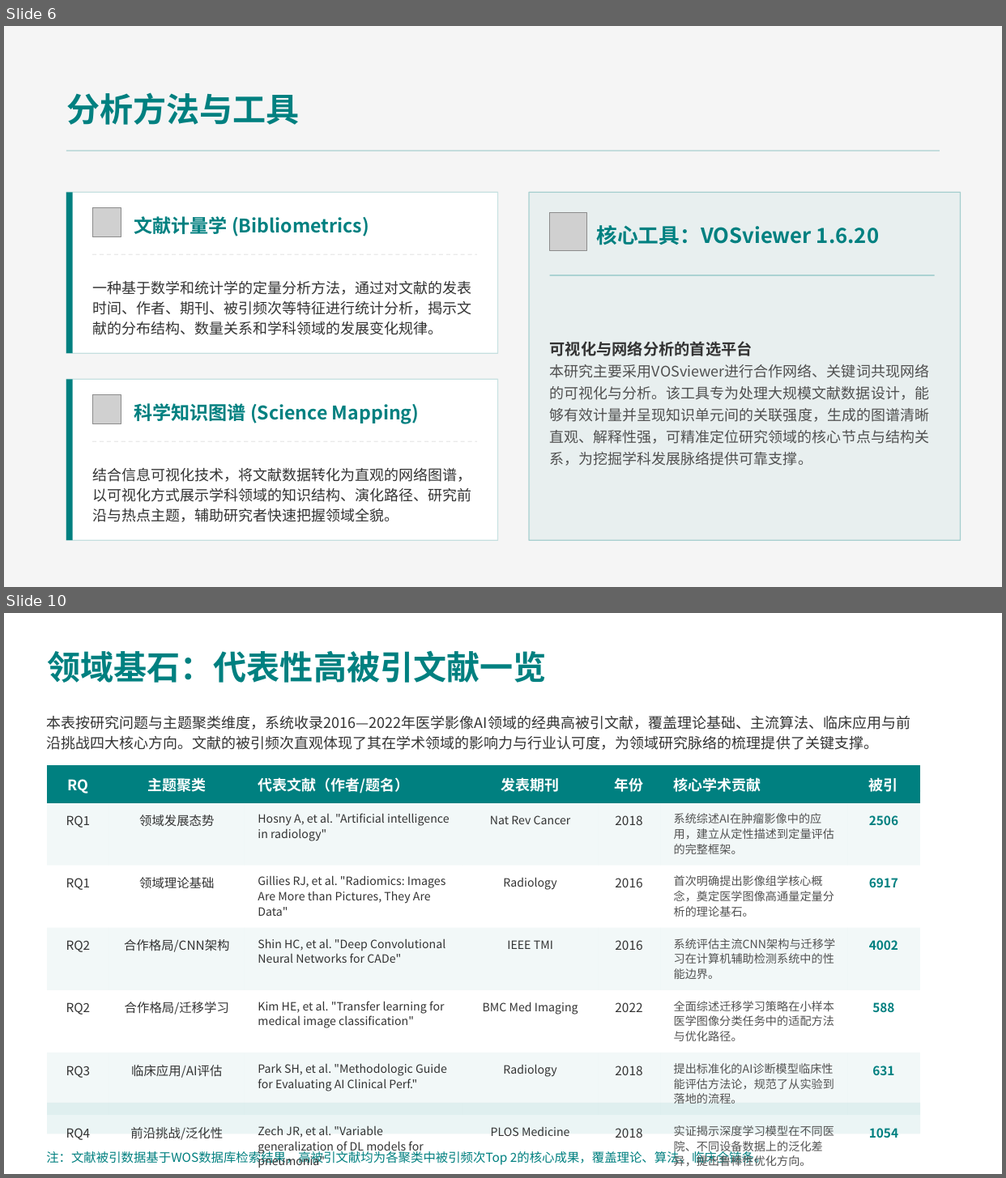
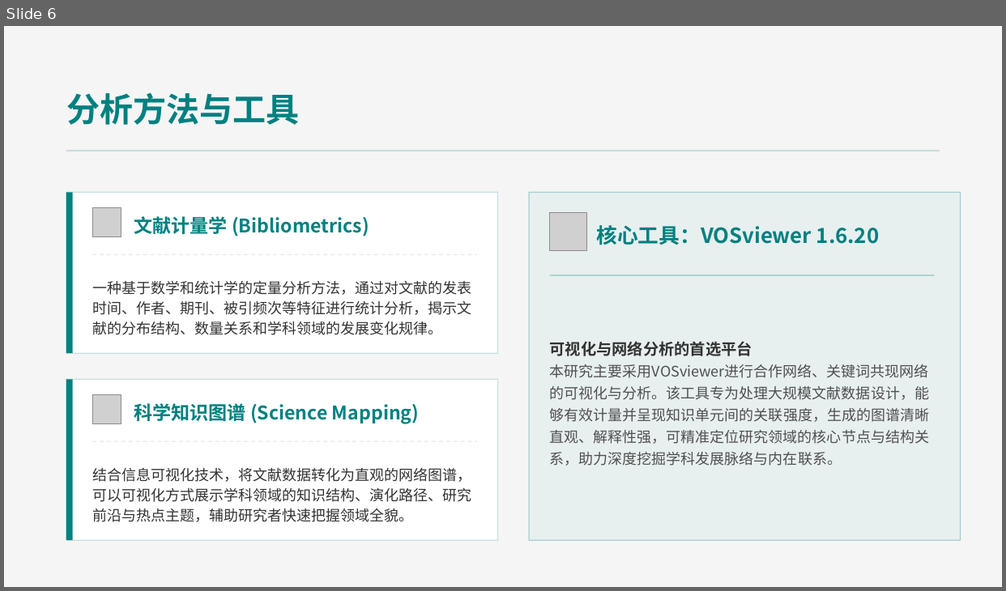
Before and after one commit to xzy11239/bibliometrics-project, a slide deck: presentation/人工智能辅助诊断的文献计量与知识图谱研究.pptx. Shown one above the other, each under a label of ours: slides 6 and 10 before the commit, slide 6 after it; the slides between them are not shown. The pictures are 1006x1178 and 1006x591 pixels, drawn with LibreOffice and Linux fonts; fonts in the diff are those of the drawing; grey boxes stand for pictures. Boxes give left, top, right and bottom in pixels: in the first picture for what was removed or moved away, otherwise in the second. Text is boxed around its words. In the diff, an @@ line names an element or a change of style, - is before the commit and + after.

```diff
--- a/presentation/人工智能辅助诊断的文献计量与知识图谱研究.pptx
+++ b/presentation/人工智能辅助诊断的文献计量与知识图谱研究.pptx
@@ slide 10 removed at [4, 613, 1002, 1174], background #FFFFFF @@
@@ text removed at [47, 651, 547, 683] @@
-领域基石：代表性高被引文献一览
@@ text removed at [46, 716, 910, 750] @@
-本表按研究问题与主题聚类维度，系统收录2016—2022年医学影像AI领域的经典高被引文献，覆盖理论基础、主流算法、临床应用与前沿挑战四大核心方向。文献的被引频次直观体现了其在学术领域的影响力与行业认可度，为领域研究脉络的梳理提供了关键支撑。
@@ table removed at [47, 765, 920, 1171], 7 rows, 7 columns @@
-RQ | 主题聚类 | 代表文献（作者/题名） | 发表期刊 | 年份 | 核心学术贡献 | 被引
-RQ1 | 领域发展态势 | Hosny A, et al. "Artificial intelligence in radiology" | Nat Rev Cancer | 2018 | 系统综述AI在肿瘤影像中的应用，建立从定性描述到定量评估的完整框架。 | 2506
-RQ1 | 领域理论基础 | Gillies RJ, et al. "Radiomics: Images Are More than Pictures, They Are Data" | Radiology | 2016 | 首次明确提出影像组学核心概念，奠定医学图像高通量定量分析的理论基石。 | 6917
-RQ2 | 合作格局/CNN架构 | Shin HC, et al. "Deep Convolutional Neural Networks for CADe" | IEEE TMI | 2016 | 系统评估主流CNN架构与迁移学习在计算机辅助检测系统中的性能边界。 | 4002
-RQ2 | 合作格局/迁移学习 | Kim HE, et al. "Transfer learning for medical image classification" | BMC Med Imaging | 2022 | 全面综述迁移学习策略在小样本医学图像分类任务中的适配方法与优化路径。 | 588
-RQ3 | 临床应用/AI评估 | Park SH, et al. "Methodologic Guide for Evaluating AI Clinical Perf." | Radiology | 2018 | 提出标准化的AI诊断模型临床性能评估方法论，规范了从实验到落地的流程。 | 631
-RQ4 | 前沿挑战/泛化性 | Zech JR, et al. "Variable generalization of DL models for pneumonia" | PLOS Medicine | 2018 | 实证揭示深度学习模型在不同医院、不同设备数据上的泛化差异，提出鲁棒性优化方向。 | 1054
@@ line removed from (47, 791) to (920, 791) @@
@@ rounded rectangle removed at [47, 1103, 920, 1135] @@
@@ text removed at [46, 1150, 767, 1166] @@
-注：文献被引数据基于WOS数据库检索结果，高被引文献均为各聚类中被引频次Top 2的核心成果，覆盖理论、算法、临床全链条。
@@ slide 6 changed as well @@
@@ text at [550, 365, 929, 466]: text changed @@
-本研究主要采用VOSviewer进行合作网络、关键词共现网络的可视化与分析。该工具专为处理大规模文献数据设计，能够有效计量并呈现知识单元间的关联强度，生成的图谱清晰直观、解释性强，可精准定位研究领域的核心节点与结构关系，为挖掘学科发展脉络提供可靠支撑。
+本研究主要采用VOSviewer进行合作网络、关键词共现网络的可视化与分析。该工具专为处理大规模文献数据设计，能够有效计量并呈现知识单元间的关联强度，生成的图谱清晰直观、解释性强，可精准定位研究领域的核心节点与结构关系，助力深度挖掘学科发展脉络与内在联系。
@@ text at [92, 468, 471, 523]: text changed @@
-结合信息可视化技术，将文献数据转化为直观的网络图谱，以可视化方式展示学科领域的知识结构、演化路径、研究前沿与热点主题，辅助研究者快速把握领域全貌。
+结合信息可视化技术，将文献数据转化为直观的网络图谱，可以可视化方式展示学科领域的知识结构、演化路径、研究前沿与热点主题，辅助研究者快速把握领域全貌。
```
Also in this commit, not shown: 11 other slides changed, 4 slides added, 1 other slide removed.
